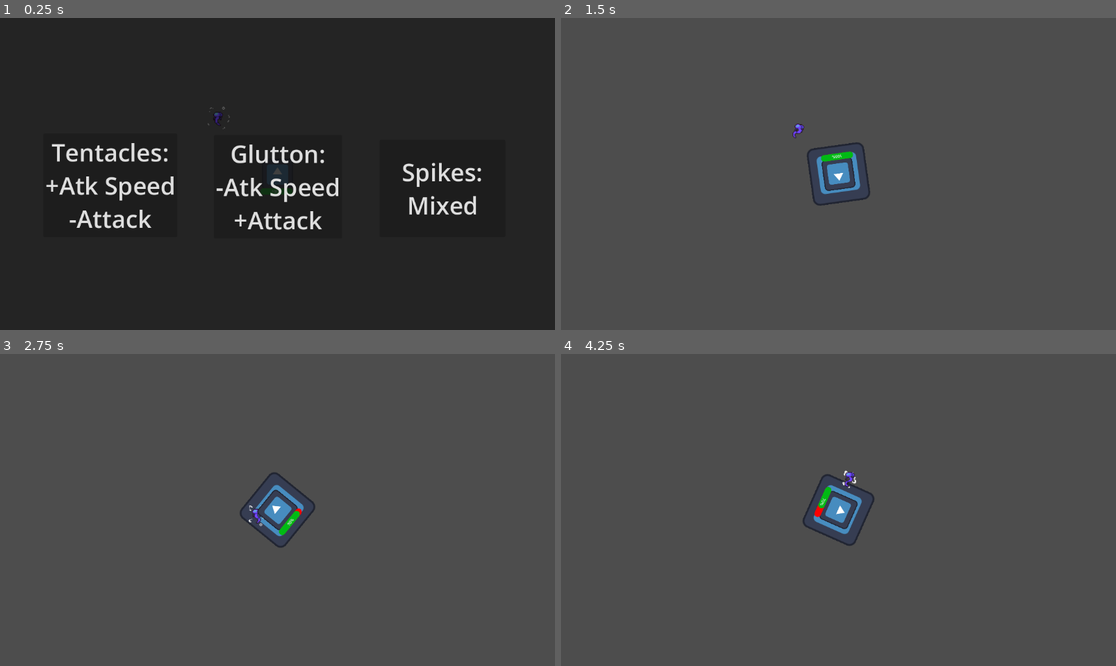
Above: before the commit, frames 1-4 (two rows, left to right).
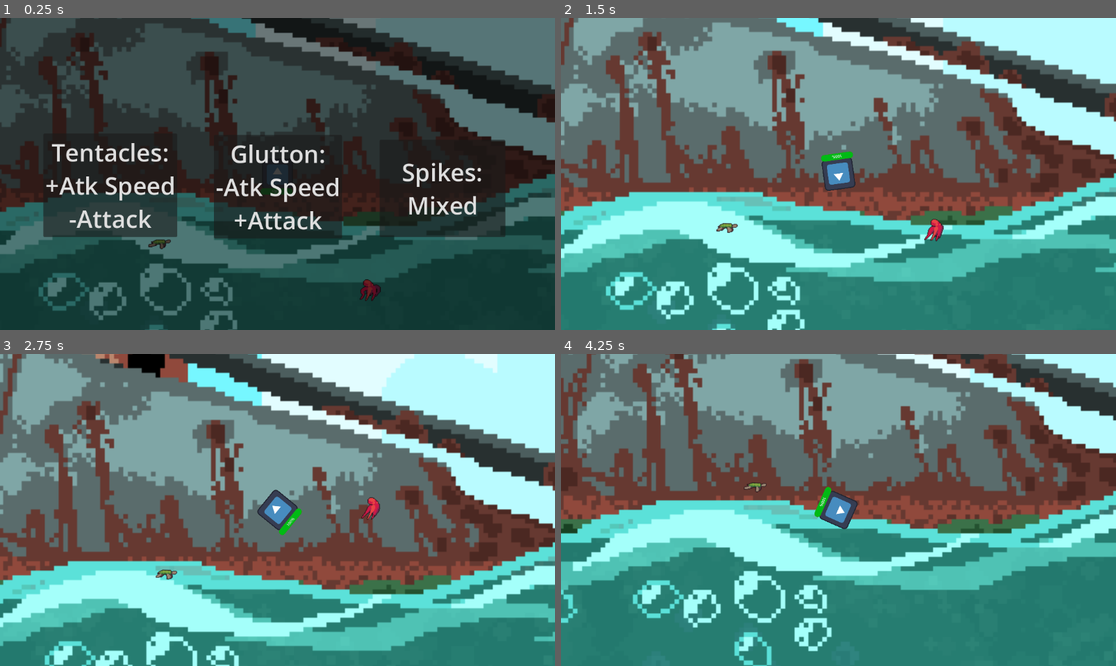
Above: after the commit, the same moments.

Repository: GavinWu42711/Campfire
Game: Godot game, scene res://Scenes/level_1.tscn
The game is run twice, just before and just after one commit, with the same random seed, the same clock (stepped at 60 frames per second) and the same inputs. Before the commit the project starts from res://Scenes/Main.tscn. The engine's default icon, where the game draws it, is replaced by a stand-in: a white triangle on a blue panel in a dark square.
Inputs (mouse positions are in pixels of both pictures, inside the frame that each line leads up to):
- Up to frame 1 (0.25 s): no input
- Up to frame 2 (1.5 s): tap Enter at 0.5 s; move the mouse to (960, 158) at 0.52 s; click (960, 158) at 0.6 s; move the mouse to (727, 189) at 1.27 s; right-click (727, 189) at 1.35 s
- Up to frame 3 (2.75 s): move the mouse to (333, 441) at 2.02 s; click (333, 441) at 2.1 s
- Up to frame 4 (4.25 s): move the mouse to (810, 572) at 2.77 s; right-click (810, 572) at 2.85 s; move the mouse to (1005, 556) at 3.52 s; click (1005, 556) at 3.6 s

The runs differ from the first frame. In frame 1, 38% of the frame differs, in the area x 0-100%, y 0-100%; in frame 2, 96%; in frame 3, 95%; in frame 4, 97%.

Commit message:
level1 surface hitbox

Diff:
--- a/campfire/Scenes/level_1.tscn
+++ b/campfire/Scenes/level_1.tscn
@@ -683,6 +683,14 @@
 [node name="CharacterBody2D3" parent="." unique_id=1992164605 instance=ExtResource("8_wrinw")]
 position = Vector2(-491, 288)
 
+[node name="Area2D" type="Area2D" parent="." unique_id=1672867733]
+disable_mode = 2
+collision_layer = 4
+collision_mask = 4
+
+[node name="CollisionPolygon2D" type="CollisionPolygon2D" parent="Area2D" unique_id=1697366329]
+polygon = PackedVector2Array(-5347, 273, -4624, 27, -4163, 3, -3639, 202, -3297, 194, -2884, 43, -2328, 11, -1930, 170, -1231, 194, -834, 43, -294, 43, 191, 194, 549, 194, 1121, -13, 1907, 114, 2869, 98, 3862, 82, 4180, 90, 4394, 59, 4990, 178, 5364, 202, 5761, 273, 5761, -3136, -5617, -3120, -5609, 225)
+
 [connection signal="choose_glutton_signal" from="Selection Screen" to="CharacterBody2D" method="_on_selection_screen_choose_glutton_signal"]
 [connection signal="choose_spikes_signal" from="Selection Screen" to="CharacterBody2D" method="_on_selection_screen_choose_spikes_signal"]
 [connection signal="choose_tentacles_signal" from="Selection Screen" to="CharacterBody2D" method="_on_selection_screen_choose_tentacles_signal"]
--- a/campfire/project.godot
+++ b/campfire/project.godot
@@ -11,7 +11,7 @@
 [application]
 
 config/name="Campfire"
-run/main_scene="uid://cjkxvirdnhqsu"
+run/main_scene="uid://cdv4s5gpbl3fy"
 config/features=PackedStringArray("4.6", "Mobile")
 config/icon="res://Assets/icon.svg"
 
